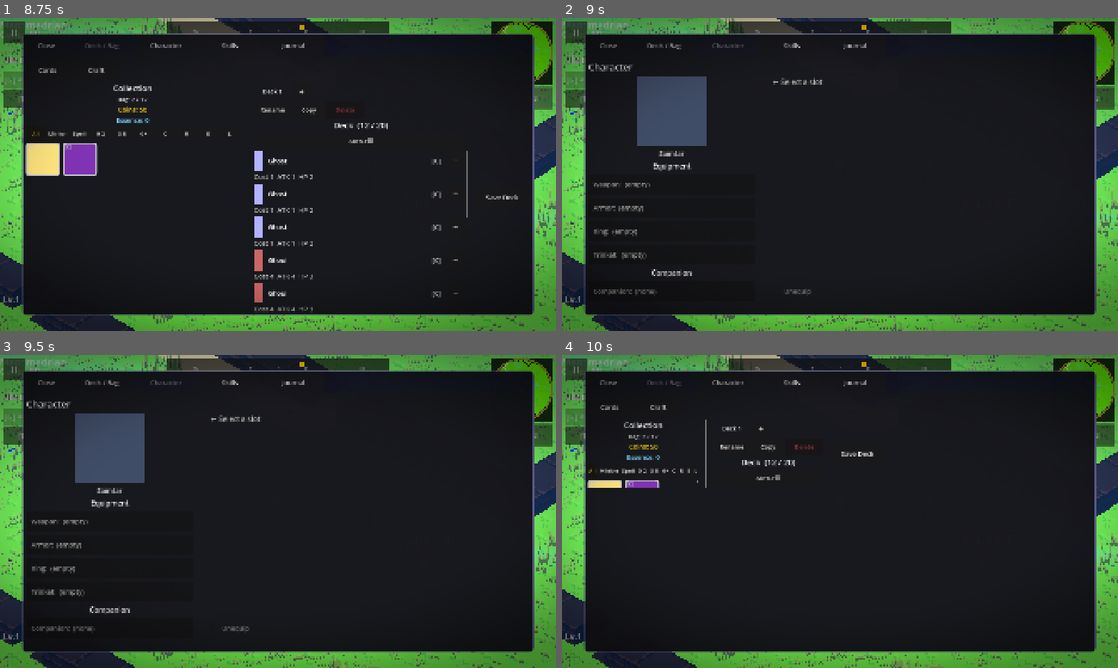
Above: before the commit, frames 1-4 (two rows, left to right).
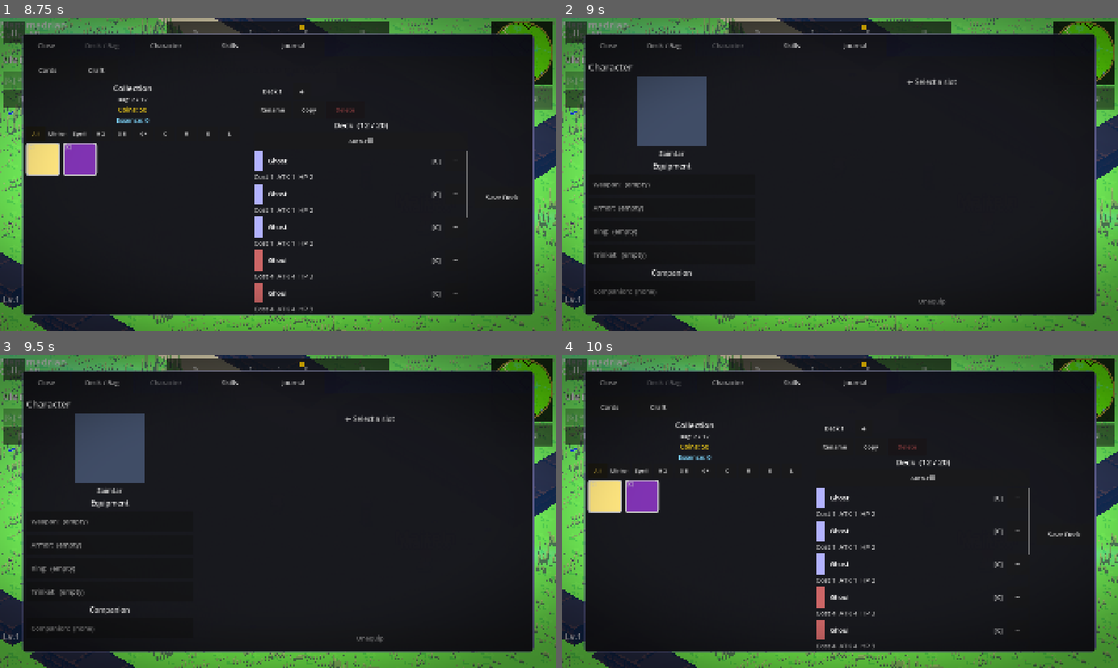
Above: after the commit, the same moments.

Repository: ChrisPauly97/pear-pudding-godot
Game: Godot game, scene res://scenes/ui/MenuScene.tscn
Same seed, same stepped clock (60 frames per second), same inputs: the game is played once before the commit and once after it. Sound files missing from this copy of the repository are replaced by a short silence.
Inputs (mouse positions are in pixels of both pictures, inside the frame that each line leads up to):
- Up to frame 1 (8.75 s): click "New Game" at 0.5 s; click "New Game" at 1.25 s; click "Head Start (debug): Lv 15, 50…" at 2 s; click "Head Start (debug): Lv 15, 50…" at 2.75 s; click "Venture Here" at 3.5 s; click "II" at 4.25 s; click "[G] Phase (3/4)" at 5 s; click "[D] Dig" at 5.75 s; click (522, 52) at 6.5 s; click "Got it" at 7.25 s; click "Menu" at 8 s
- Up to frame 2 (9 s): click "Character" at 8.75 s
- Up to frame 3 (9.5 s): no input
- Up to frame 4 (10 s): click "Deck / Bag" at 9.5 s

Frame 1 is identical in both runs. In frame 2, 0.3% of the frame differs, in the area x 38-71%, y 19-92%; in frame 3, 0.3%; in frame 4, 3.8%, in the area x 4-94%, y 20-94%.

Commit message:
Fix the hub pages rendering as a squashed strip
Opening Deck/Bag, Character, Skills or Journal from the menu hub drew the page
collapsed into the top of the panel: the card grid clipped to a sliver of two
tiles, the deck list cut off entirely, the skill columns crammed together.

Each hub page wraps its content in a MarginContainer meant to fill the page, set
up with set_anchors_preset(PRESET_FULL_RECT). That call sets the anchors but
leaves the offsets alone, so the container never grows past its own minimum size
— measured 330px inside an 891px page. set_anchors_and_offsets_preset is the one
that also writes the offsets. Character looked least broken only because its
equipment rows give it a tall minimum; the bug was the same on all four.

Nothing errors when this happens, which is why the whole suite stayed green over
it. tests/menu_hub_smoke.gd now mounts the real hub, switches through every tab
and asserts each page's wrapper actually fills its page; reverting one call site
fails it with "330 of 891 px". Verified by rendering the hub offscreen before and
after.

The smoke tests were not running anywhere, so the workflow now runs this one and
world_scene_smoke after the unit suite — a guard nothing executes is not a guard.
The net_*_smoke tests stay out; they need ENet loopback.

Co-Authored-By: Claude Opus 5 <noreply@anthropic.com>
Claude-Session: https://claude.ai/code/session_015GUqSNtighrVkpFf7i5ufz

Diff:
--- a/scenes/ui/CharacterScene.gd
+++ b/scenes/ui/CharacterScene.gd
@@ -40,7 +40,9 @@
 	if hub_mode:
 		var m: int = int(_ref * 0.012)
 		var margin := _UiUtil.make_margin(m, m, m, m, self)
-		margin.set_anchors_preset(Control.PRESET_FULL_RECT)
+		# _and_offsets_: the plain preset sets anchors but leaves the offsets, so the
+		# margin stays at its minimum size instead of filling the hub content area.
+		margin.set_anchors_and_offsets_preset(Control.PRESET_FULL_RECT)
 		root_vbox = _UiUtil.make_vbox(int(_ref * 0.012), margin)
 	else:
 		_build_backdrop(0.78)
--- a/scenes/ui/InventoryScene.gd
+++ b/scenes/ui/InventoryScene.gd
@@ -57,7 +57,9 @@
 	if hub_mode:
 		var m: int = int(_ref * 0.010)
 		var margin := _UiUtil.make_margin(m, m, m, m, self)
-		margin.set_anchors_preset(Control.PRESET_FULL_RECT)
+		# _and_offsets_: the plain preset sets anchors but leaves the offsets, so the
+		# margin stays at its minimum size instead of filling the hub content area.
+		margin.set_anchors_and_offsets_preset(Control.PRESET_FULL_RECT)
 		wrapper = _UiUtil.make_vbox(int(_ref * 0.008), margin)
 	else:
 		_build_backdrop(0.78)
--- a/scenes/ui/JournalScene.gd
+++ b/scenes/ui/JournalScene.gd
@@ -31,7 +31,9 @@
 	if hub_mode:
 		var m: int = int(_ref * 0.015)
 		var margin := _UiUtil.make_margin(m, m, m, m, self)
-		margin.set_anchors_preset(Control.PRESET_FULL_RECT)
+		# _and_offsets_: the plain preset sets anchors but leaves the offsets, so the
+		# margin stays at its minimum size instead of filling the hub content area.
+		margin.set_anchors_and_offsets_preset(Control.PRESET_FULL_RECT)
 		root_vbox = _UiUtil.make_vbox(int(_ref * 0.01), margin)
 	else:
 		_build_backdrop(0.78)
--- a/scenes/ui/SkillTreeScene.gd
+++ b/scenes/ui/SkillTreeScene.gd
@@ -34,7 +34,9 @@
 	if hub_mode:
 		var m: int = int(_ref * 0.04)
 		var margin := _UiUtil.make_margin(m, m, m, m, self)
-		margin.set_anchors_preset(Control.PRESET_FULL_RECT)
+		# _and_offsets_: the plain preset sets anchors but leaves the offsets, so the
+		# margin stays at its minimum size instead of filling the hub content area.
+		margin.set_anchors_and_offsets_preset(Control.PRESET_FULL_RECT)
 		vbox = _UiUtil.make_vbox(int(_ref * 0.025), margin)
 		vbox.alignment = BoxContainer.ALIGNMENT_CENTER
 	else:
@@ -140,7 +142,9 @@
 	if hub_mode:
 		var m: int = int(_ref * 0.030)
 		var margin := _UiUtil.make_margin(m, m, m, m, self)
-		margin.set_anchors_preset(Control.PRESET_FULL_RECT)
+		# _and_offsets_: the plain preset sets anchors but leaves the offsets, so the
+		# margin stays at its minimum size instead of filling the hub content area.
+		margin.set_anchors_and_offsets_preset(Control.PRESET_FULL_RECT)
 		root_vbox = _UiUtil.make_vbox(int(_ref * 0.010), margin)
 	else:
 		_build_backdrop(0.78)
--- /dev/null
+++ b/tests/menu_hub_smoke.gd
@@ -0,0 +1,112 @@
+## Mounts the real MenuHubScene and switches through every tab.
+##
+## The hub pages (Deck/Bag, Character, Skills, Journal) are full BaseOverlay
+## scenes embedded inside the hub's content area, so they need _ready(), a live
+## viewport and a real SaveManager — none of which the synchronous unit runner
+## provides. Nothing else stands them up, so a page that builds no content, or
+## errors while building, fails silently in the suite and only shows up in play.
+extends SceneTree
+
+## Loaded at runtime, not preloaded: these scripts reference the SceneManager /
+## GameBus autoloads at class scope, and a preload in a standalone SceneTree
+## script compiles before autoloads are registered (world_scene_smoke does the
+## same for WorldScene.tscn).
+const _MENU_HUB_PATH := "res://scenes/ui/MenuHubScene.gd"
+
+var _pass_count: int = 0
+var _fail_count: int = 0
+
+
+func _initialize() -> void:
+	_go()
+
+
+func _go() -> void:
+	await process_frame
+	var ok: bool = await _run()
+	print("\nmenu_hub_smoke: %s" % ("PASS" if ok else "FAIL"))
+	print("  (%d checks passed, %d failed)" % [_pass_count, _fail_count])
+	quit(0 if ok else 1)
+
+
+func _check(cond: bool, msg: String) -> bool:
+	if cond:
+		_pass_count += 1
+		print("  [PASS] %s" % msg)
+	else:
+		_fail_count += 1
+		print("  [FAIL] %s" % msg)
+	return cond
+
+
+## Total descendants under `n` — a page that built nothing has almost none.
+func _descendants(n: Node) -> int:
+	var total: int = 0
+	for c in n.get_children():
+		total += 1 + _descendants(c)
+	return total
+
+
+func _run() -> bool:
+	var sm: Node = root.get_node_or_null("SceneManager")
+	if sm == null:
+		print("  [FAIL] SceneManager autoload not found under /root")
+		return false
+	var save_manager: Object = sm.get("save_manager")
+	if save_manager == null:
+		print("  [FAIL] SceneManager.save_manager not found")
+		return false
+	save_manager.call("new_game", 1)
+
+	var hub_script: GDScript = load(_MENU_HUB_PATH)
+	var hub: Node = hub_script.new()
+	root.add_child(hub)
+	current_scene = hub
+	await process_frame
+	await process_frame
+
+	var ok: bool = _check(is_instance_valid(hub), "MenuHubScene instantiated")
+	if not ok:
+		return false
+
+	var content: Control = hub.get("_content_area") as Control
+	ok = _check(content != null and is_instance_valid(content), "hub built its content area") and ok
+	if content == null:
+		return false
+
+	for tab: String in ["deck", "character", "skills", "journal"]:
+		hub.call("show_tab", tab)
+		await process_frame
+		await process_frame
+		var page: Node = hub.get("_active_page") as Node
+		var mounted: bool = page != null and is_instance_valid(page)
+		ok = _check(mounted, "tab '%s' mounted a page" % tab) and ok
+		if not mounted:
+			continue
+		ok = _check(bool(page.get("hub_mode")),
+			"tab '%s' page has hub_mode set" % tab) and ok
+		ok = _check(page.get_parent() == content,
+			"tab '%s' page is parented to the content area" % tab) and ok
+		var n: int = _descendants(page)
+		ok = _check(n > 3, "tab '%s' page built content (%d descendants)" % [tab, n]) and ok
+
+		# The hub pages wrap their content in a MarginContainer anchored to fill
+		# the page. set_anchors_preset() only sets the anchors and leaves the
+		# offsets, so that container silently sits at its own minimum size and
+		# the page renders as a squashed strip — cards clipped to a sliver, the
+		# deck list cut off. Nothing errors, which is why it survived so long.
+		var wrap: Control = null
+		for c in page.get_children():
+			if c is MarginContainer:
+				wrap = c as MarginContainer
+				break
+		if _check(wrap != null, "tab '%s' page has its margin wrapper" % tab):
+			var page_h: float = (page as Control).size.y
+			ok = _check(wrap.size.y >= page_h * 0.9,
+				"tab '%s' wrapper fills the page (%.0f of %.0f px)" % [tab, wrap.size.y, page_h]) and ok
+		else:
+			ok = false
+
+	hub.queue_free()
+	await process_frame
+	return ok
Not shown, added: tests/menu_hub_smoke.gd.uid
Not shown, changed: .github/workflows/tests.yml
